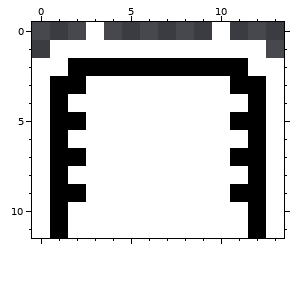
Edited in one commit: pixel-art file (art/rocketSilo.aseprite). That is the earlier state.
14x12 pixels, 1 frame.
Now the later version:
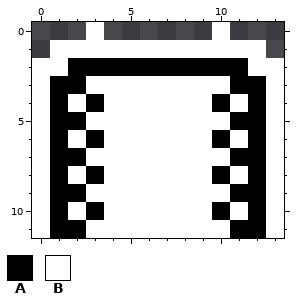
Palette (. is transparent): A #000000  B #ffffff
The commit says: Basic RocketController
Change:
Changed rows in their new state; - is an unchanged pixel.
first column x 2:
 4 -A------A-
 6 -A------A-
 8 -A------A-
10 -A------A-
11 A--------A
